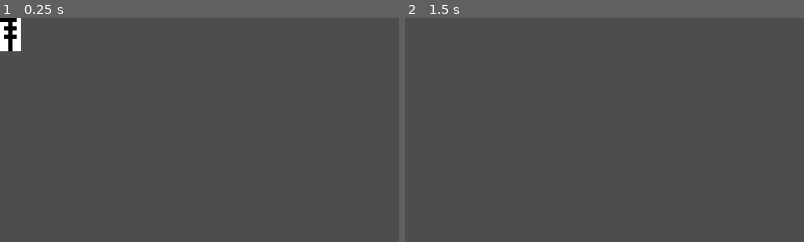
Above: before the commit, frames 1-2 (left to right).
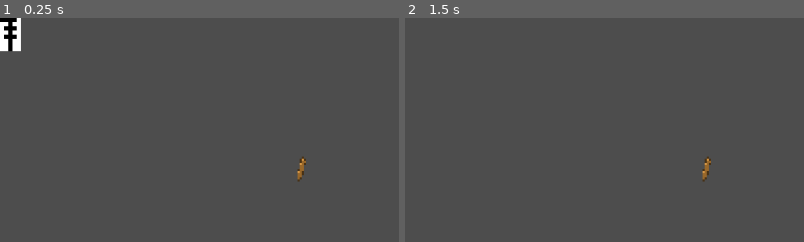
Above: after the commit, the same moments.

Repository: F1ejm/test_XD
Game: Godot game, scene res://World/world.tscn
Two runs of this game, one before a commit and one after it. Both use one fixed random seed, a clock stepped at 60 frames per second and the inputs below.
Inputs:
- Up to frame 1 (0.25 s): no input
- Up to frame 2 (1.5 s): tap Enter at 0.5 s; hold A (A) 0.53-1.28 s; tap D (D) at 0.8, 1.35 s; tap Space at 1.25 s
The pictures show only the part of the screen within x 0-50%, y 0-50%; the shares and areas given below are measured in that part.

The runs differ from the first frame. In frame 1, 0.1% of the frame differs, in the area x 74-77%, y 62-74%; in frame 2, 0.1%.

Commit message:
już prawie gotowe

Diff:
--- a/Player/Player.gd
+++ b/Player/Player.gd
@@ -1,4 +1,6 @@
 extends CharacterBody2D
+
+@export var inventory : PlayerInventory
 
 const SPEED = 300
 
@@ -10,7 +12,7 @@
 func _process(_delta):
 	player_movement(_delta)
 
-func Palyer():
+func Player():
 	pass
 
 func player_movement(_delta):
@@ -50,3 +52,6 @@
 		velocity.y = 0
 
 	move_and_slide()
+
+func _add_to_inventory_(item : PlayerInventory):
+	inventory.insert_to_inventory(item)
--- /dev/null
+++ b/PlayerInventory.gd
@@ -0,0 +1,3 @@
+extends Resource
+
+class_name PlayerInventory
--- a/World/world.tscn
+++ b/World/world.tscn
@@ -1,7 +1,13 @@
-[gd_scene load_steps=2 format=3 uid="uid://dwcfbx00kpeep"]
+[gd_scene load_steps=3 format=3 uid="uid://dwcfbx00kpeep"]
 
 [ext_resource type="PackedScene" uid="uid://cagsc78d1co34" path="res://Player/Player.tscn" id="1_2epci"]
+[ext_resource type="PackedScene" uid="uid://72oxmv5x5fx7" path="res://inventory/stick-collectable.tscn" id="2_rm6ef"]
 
 [node name="World" type="Node2D"]
 
 [node name="Player" parent="." instance=ExtResource("1_2epci")]
+
+[node name="stick-collectable" parent="." instance=ExtResource("2_rm6ef")]
+position = Vector2(435, 218)
+
+[connection signal="add_to_inventory" from="stick-collectable" to="Player" method="_add_to_inventory_"]
--- /dev/null
+++ b/inventory/PlayerInventory.tres
@@ -0,0 +1,6 @@
+[gd_resource type="Resource" load_steps=2 format=3 uid="uid://cy4gq1bkvpbqu"]
+
+[ext_resource type="Script" path="res://PlayerInventory.gd" id="1_ietdm"]
+
+[resource]
+script = ExtResource("1_ietdm")
--- /dev/null
+++ b/inventory/Slot.tscn
@@ -0,0 +1,9 @@
+[gd_scene format=3 uid="uid://dalir7qslwiwg"]
+
+[node name="Slot" type="Panel"]
+offset_right = 40.0
+offset_bottom = 40.0
+
+[node name="Sprite2D" type="Sprite2D" parent="."]
+
+[node name="Sprite2D2" type="Sprite2D" parent="."]
--- /dev/null
+++ b/inventory/inventory_ui.tscn
@@ -0,0 +1,17 @@
+[gd_scene format=3 uid="uid://co3n2buicp88o"]
+
+[node name="Inventory_ui" type="Control"]
+layout_mode = 3
+anchors_preset = 0
+offset_right = 40.0
+offset_bottom = 40.0
+
+[node name="NinePatchRect" type="NinePatchRect" parent="."]
+layout_mode = 0
+offset_right = 40.0
+offset_bottom = 40.0
+
+[node name="GridContainer" type="GridContainer" parent="NinePatchRect"]
+layout_mode = 0
+offset_right = 40.0
+offset_bottom = 40.0
--- /dev/null
+++ b/inventory/item.gd
@@ -0,0 +1,6 @@
+extends Resource
+
+class_name Item
+
+@export var icon : Texture2D
+@export var name : String
--- /dev/null
+++ b/inventory/stick-collectable.tscn
@@ -0,0 +1,24 @@
+[gd_scene load_steps=4 format=3 uid="uid://72oxmv5x5fx7"]
+
+[ext_resource type="Script" path="res://stick-collectable.gd" id="1_f1imi"]
+[ext_resource type="Resource" uid="uid://dxdnfc7drqsuk" path="res://inventory/stick.tres" id="2_0vlye"]
+
+[sub_resource type="CapsuleShape2D" id="CapsuleShape2D_v16g7"]
+radius = 8.66667
+height = 17.3333
+
+[node name="stick-collectable" type="StaticBody2D"]
+texture_filter = 1
+texture_repeat = 1
+scale = Vector2(3, 3)
+script = ExtResource("1_f1imi")
+item = ExtResource("2_0vlye")
+
+[node name="Sprite2D" type="Sprite2D" parent="."]
+
+[node name="Area2D" type="Area2D" parent="."]
+
+[node name="CollisionShape2D" type="CollisionShape2D" parent="Area2D"]
+shape = SubResource("CapsuleShape2D_v16g7")
+
+[connection signal="body_entered" from="Area2D" to="." method="_on_entered"]
--- /dev/null
+++ b/inventory/stick.tres
@@ -0,0 +1,9 @@
+[gd_resource type="Resource" script_class="item" load_steps=3 format=3 uid="uid://dxdnfc7drqsuk"]
+
+[ext_resource type="Texture2D" uid="uid://ewdr1l6shnxu" path="res://Art/stick-icon.png" id="1_5gidx"]
+[ext_resource type="Script" path="res://inventory/item.gd" id="1_ncn44"]
+
+[resource]
+script = ExtResource("1_ncn44")
+icon = ExtResource("1_5gidx")
+name = "stick"
--- /dev/null
+++ b/inventory/sword.tres
@@ -0,0 +1,9 @@
+[gd_resource type="Resource" script_class="item" load_steps=3 format=3 uid="uid://dqucje42mlyqc"]
+
+[ext_resource type="Script" path="res://inventory/item.gd" id="1_6x77o"]
+[ext_resource type="Texture2D" uid="uid://di86p212yq48n" path="res://Art/sword.png" id="1_jy1to"]
+
+[resource]
+script = ExtResource("1_6x77o")
+icon = ExtResource("1_jy1to")
+name = "sword"
--- a/project.godot
+++ b/project.godot
@@ -13,7 +13,7 @@
 config/name="test_1"
 run/main_scene="res://World/world.tscn"
 config/features=PackedStringArray("4.2", "Forward Plus")
-config/icon="res://icon.svg"
+config/icon="res://Art/icon.svg"
 
 [input]
 
--- /dev/null
+++ b/stick-collectable.gd
@@ -0,0 +1,21 @@
+extends StaticBody2D
+
+@onready var sprite2D : Sprite2D = $Sprite2D
+
+@export var item : Item
+
+signal add_to_inventory
+
+
+func _ready():
+	body_setup()
+
+
+func body_setup():
+	sprite2D.texture = item.icon
+
+
+func _on_entered(body):
+	if body.has_method("Player"):
+		queue_free()
+		emit_signal("add_to_inventory",item)
Renamed: icon.svg -> Art/icon.svg
Not shown, changed: Art/icon.svg.import
Binary file added: Art/stick-icon.png
Not shown, added: Art/stick-icon.png.import
Binary file added: Art/sword.png
Not shown, added: Art/sword.png.import
